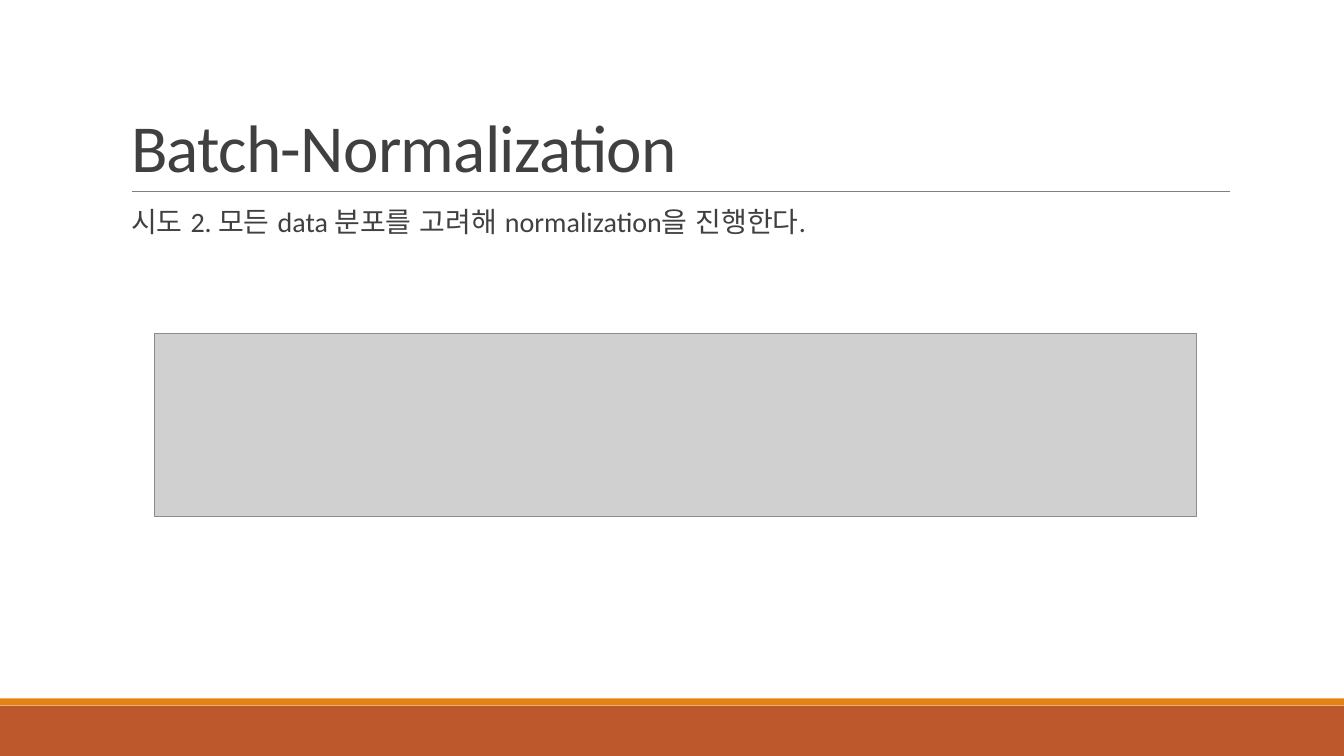
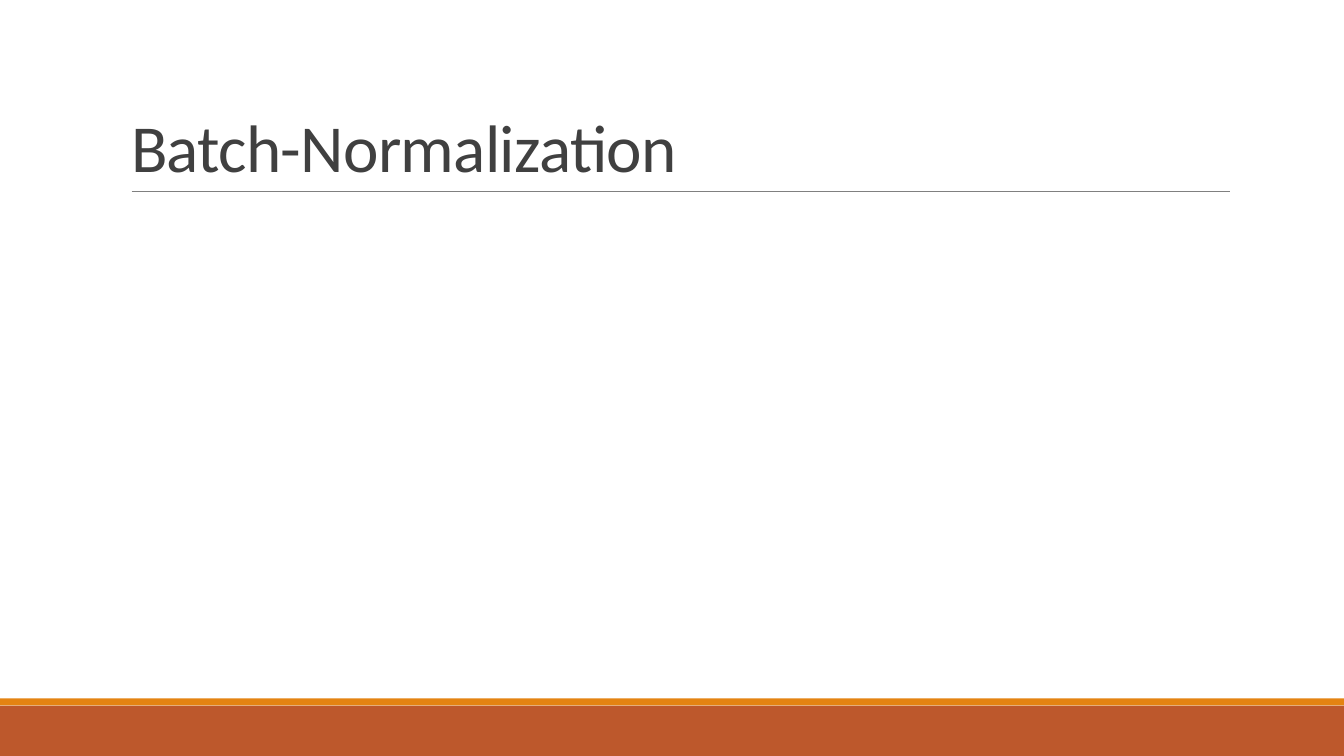
Before and after one commit to HYU-AILAB/ai-seminar, a slide deck: slide 12 of 04. Batch Normalization & Dropout/Dropout-BN.pptx. Drawn at 1344x756 pixels with LibreOffice and Linux fonts; fonts in the diff are those of the drawing; grey boxes stand for pictures. Boxes give left, top, right and bottom in pixels: in the first picture for what was removed or moved away, otherwise in the second. Text is boxed around its words. In the diff, an @@ line names an element or a change of style, - is before the commit and + after.

```diff
--- a/04. Batch Normalization & Dropout/Dropout-BN.pptx
+++ b/04. Batch Normalization & Dropout/Dropout-BN.pptx
@@ text removed at (131,209,806,235) @@
-  시도 2. 모든 data 분포를 고려해 normalization을 진행한다.
@@ picture removed at (154,334,1197,517) @@
```
Also in this commit, not shown: 1 other slide changed, 3 slides added.
